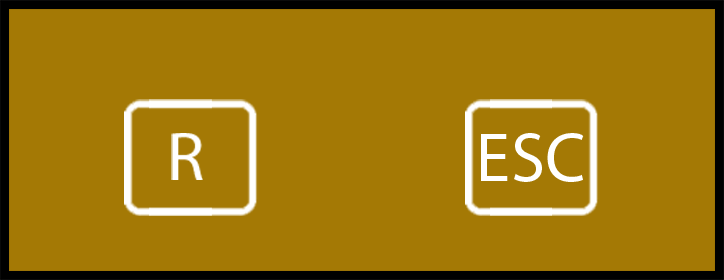
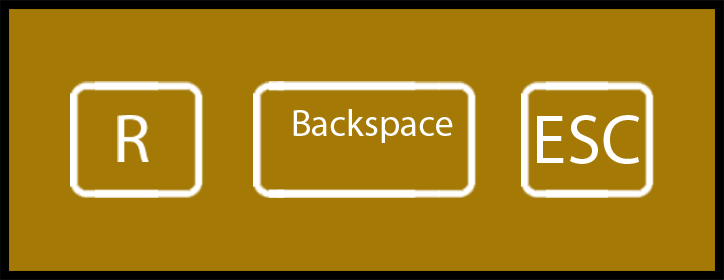
Two versions of the same layered image (724×280). Layer-by-layer changes:
painted on "ESC" over [481, 81, 656, 198]
removed layer "Layer 2 copy" over [490, 99, 600, 216]
removed layer "Layer 1 copy" over [465, 99, 552, 216]
added layer "Backspace" above "R" over [253, 81, 478, 198]
painted on "R" over [70, 81, 205, 198]
removed layer "Layer 2" over [149, 99, 259, 216]
removed layer "Layer 1" over [124, 99, 212, 216]
